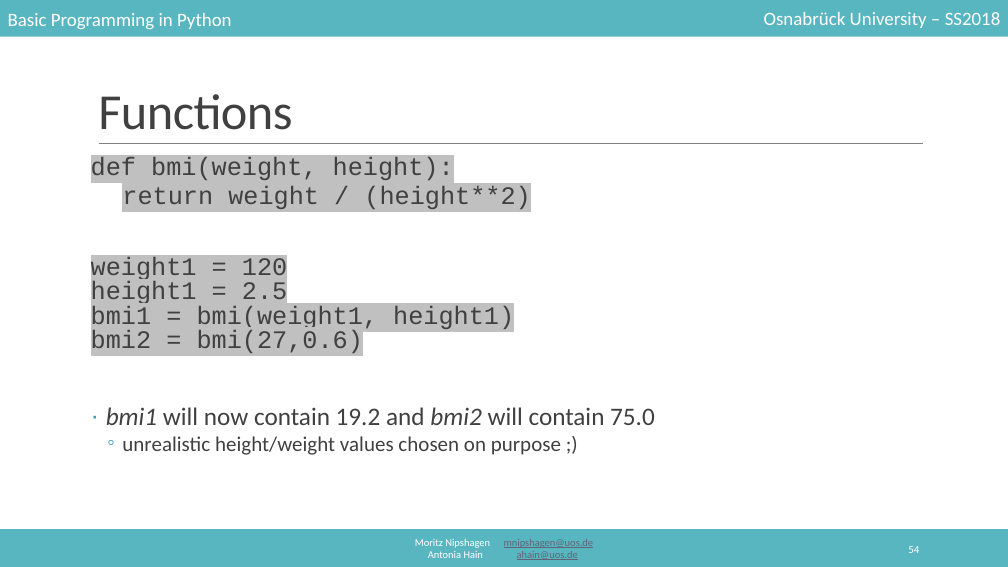
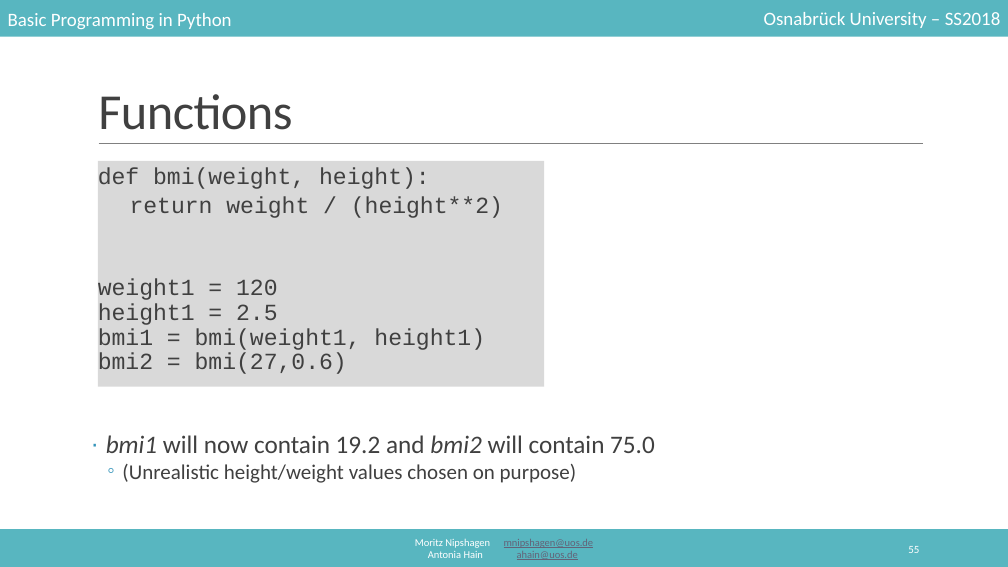
Before and after one commit to mnipshagen/monty, a slide deck: slide 55 of 2018/02/Syntax_and_variables.pptx (slide 54 before the commit). Drawn at 1008x567 pixels with LibreOffice and Linux fonts; fonts in the diff are those of the drawing. Boxes give left, top, right and bottom in pixels: in the first picture for what was removed or moved away, otherwise in the second. Text is boxed around its words. In the diff, an @@ line names an element or a change of style, - is before the commit and + after.

```diff
--- a/2018/02/Syntax_and_variables.pptx
+++ b/2018/02/Syntax_and_variables.pptx
@@ text at bbox=[91, 157, 530, 353]: paragraphs removed @@
-def bmi(weight, height):
-    return weight / (height**2)
-weight1 = 120
-height1 = 2.5
-bmi1 = bmi(weight1, height1)
-bmi2 = bmi(27,0.6)
@@ rectangle added at bbox=[98, 161, 544, 386], fill #D9D9D9, 22 pt, text #404040 @@
+def bmi(weight, height):
+    return weight / (height**2)
+weight1 = 120
+height1 = 2.5
+bmi1 = bmi(weight1, height1)
+bmi2 = bmi(27,0.6)
@@ text at bbox=[122, 464, 577, 483]: text changed @@
-  ◦ unrealistic height/weight values chosen on purpose ;)
+  ◦ (Unrealistic height/weight values chosen on purpose)
@@ page number at bbox=[908, 546, 919, 553]: text changed @@
-54
+55
```
Also in this commit, not shown: 29 other slides changed, 3 slides added, 1 slide removed, 3 other files.
